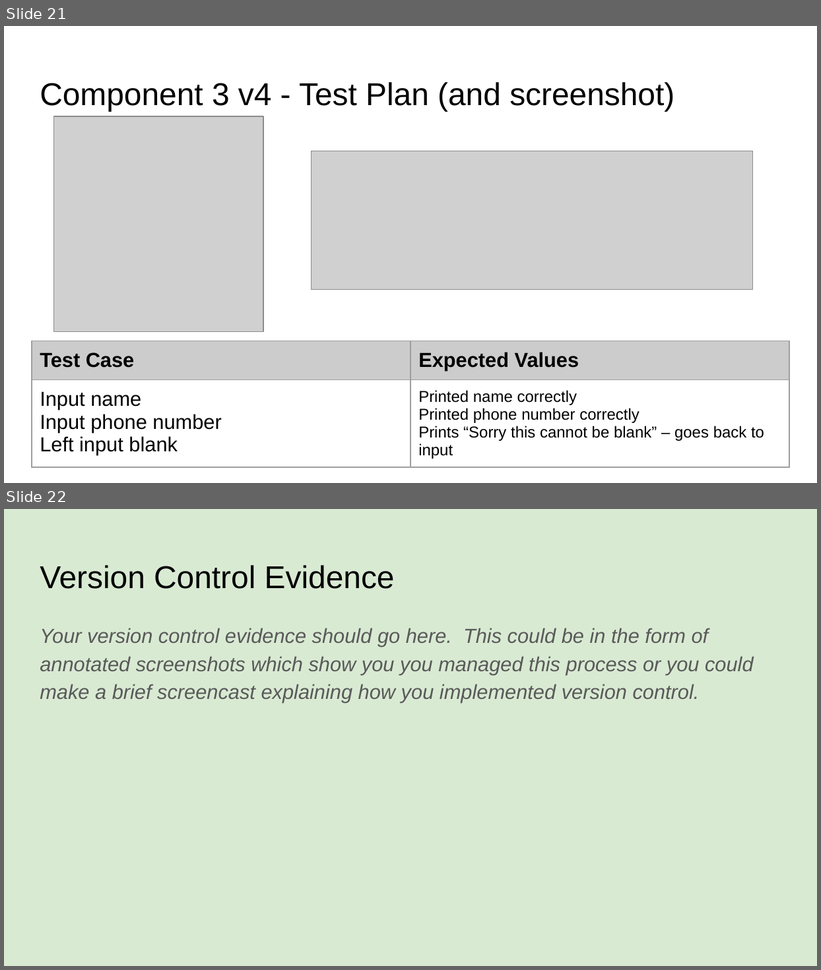
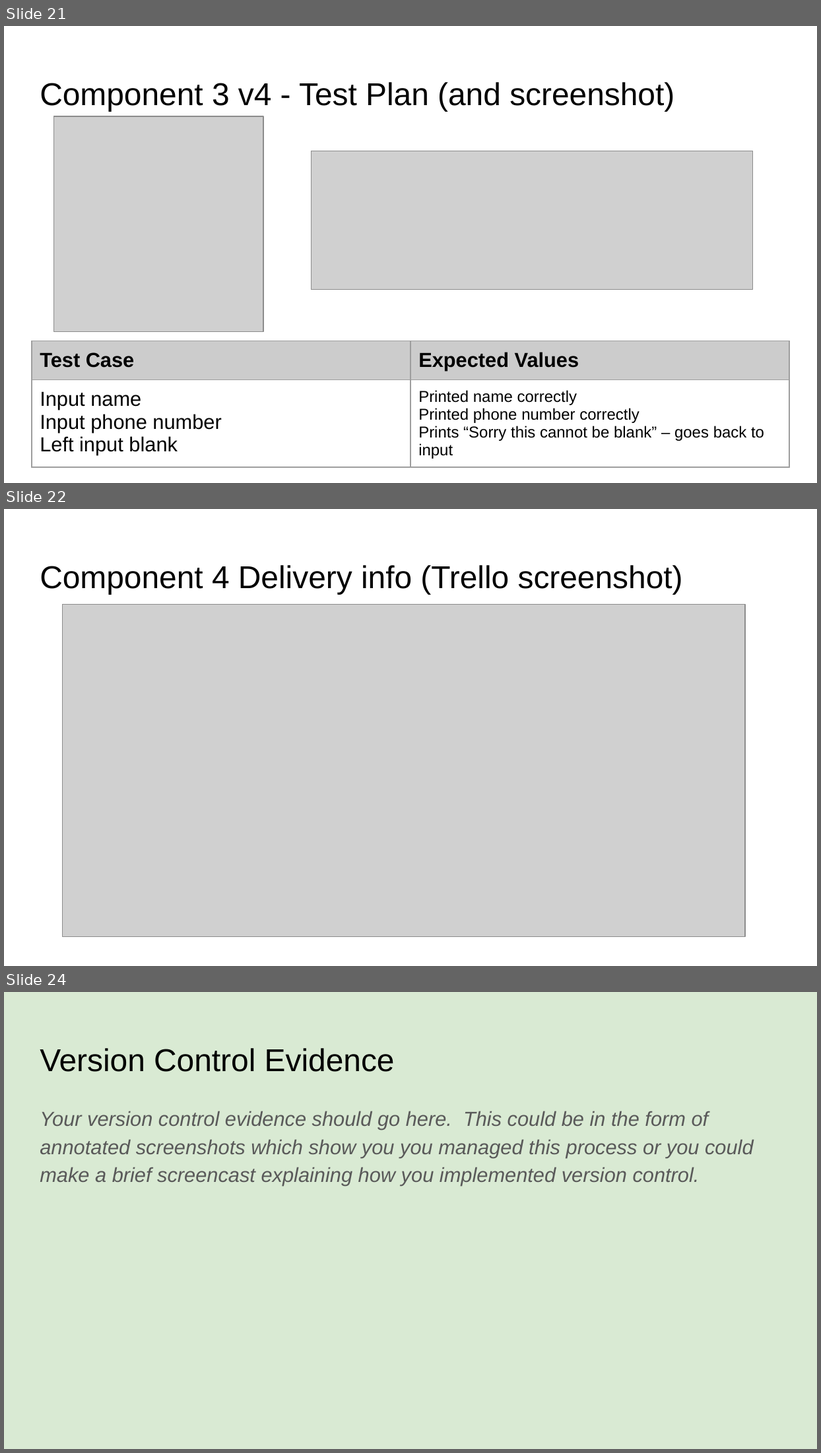
Before and after one commit to danettp/pizza_bot, a slide deck: 022_91893+_+91897+Documentation.pptx. Shown one above the other, each under a label of ours: slides 21 and 22 before the commit, slides 21, 22 and 24 after it; the slides between them are not shown. The pictures are 821x970 and 821x1453 pixels, drawn with LibreOffice and Linux fonts; fonts in the diff are those of the drawing; grey boxes stand for pictures. Boxes give left, top, right and bottom in pixels: in the first picture for what was removed or moved away, otherwise in the second. Text is boxed around its words. In the diff, an @@ line names an element or a change of style, - is before the commit and + after.

```diff
--- a/022_91893+_+91897+Documentation.pptx
+++ b/022_91893+_+91897+Documentation.pptx
@@ slide 22 added at <box>4,509,817,966</box>, background #FFFFFF @@
@@ title added at <box>40,565,683,594</box>, 28 pt, text #000000 @@
+Component 4 Delivery info (Trello screenshot)
@@ picture added at <box>63,604,746,937</box> @@
@@ what was slide 22 is now slide 24 @@
```
Also in this commit, not shown: 1 other slide added.
